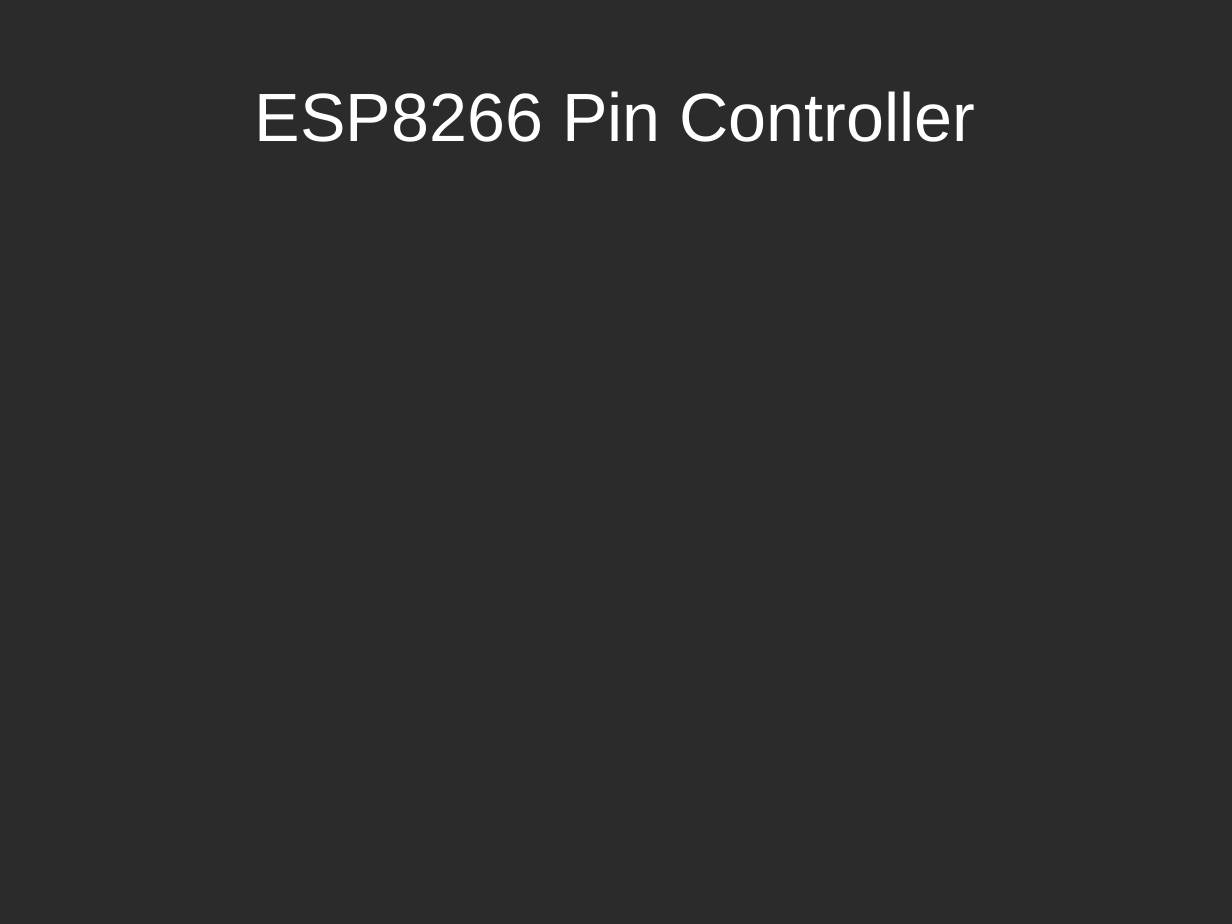
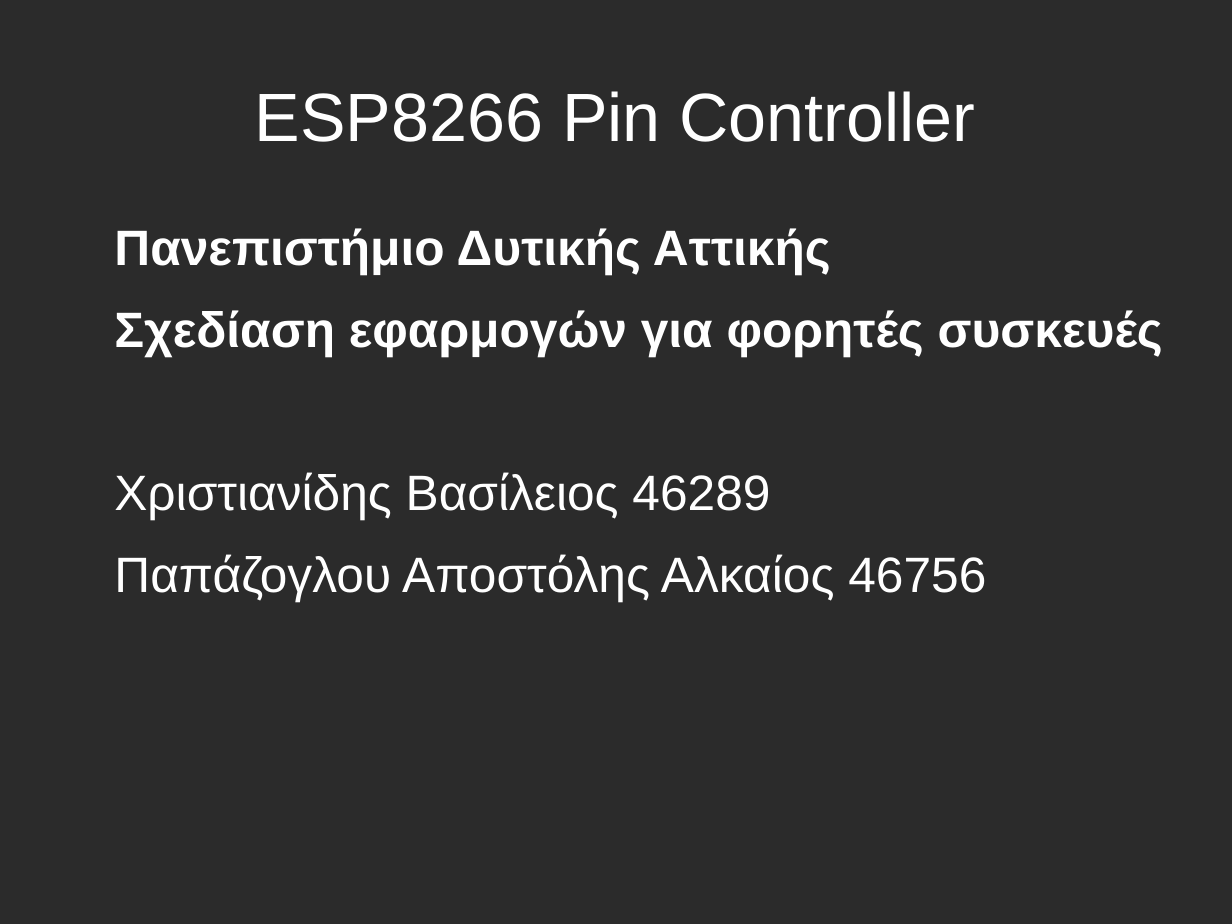
Before and after one commit to uniwa-idpe-students/ESP8266-Android-Control, a slide deck: slide 1 of Presentation and documents/esp8266_presentation.odp. Drawn at 1232x924 pixels with LibreOffice and Linux fonts; fonts in the diff are those of the drawing; background and template pictures are left out; a plain dark background stands for a picture behind light text. Boxes give left, top, right and bottom in pixels: in the first picture for what was removed or moved away, otherwise in the second. Text is boxed around its words. In the diff, an @@ line names an element or a change of style, - is before the commit and + after.

Commit message:
presentation changed, .ino code changed

```diff
--- a/Presentation and documents/esp8266_presentation.odp
+++ b/Presentation and documents/esp8266_presentation.odp
@@ text added at <box>114,228,1163,601</box>, 32 pt, text #FFFFFF, bold @@
+Πανεπιστήμιο Δυτικής Αττικής
+Σχεδίαση εφαρμογών για φορητές συσκευές
+Χριστιανίδης Βασίλειος 46289
+Παπάζογλου Αποστόλης Αλκαίος 46756
```
Also in this commit, not shown: 3 slides added, 2 slides removed, 5 other files.
